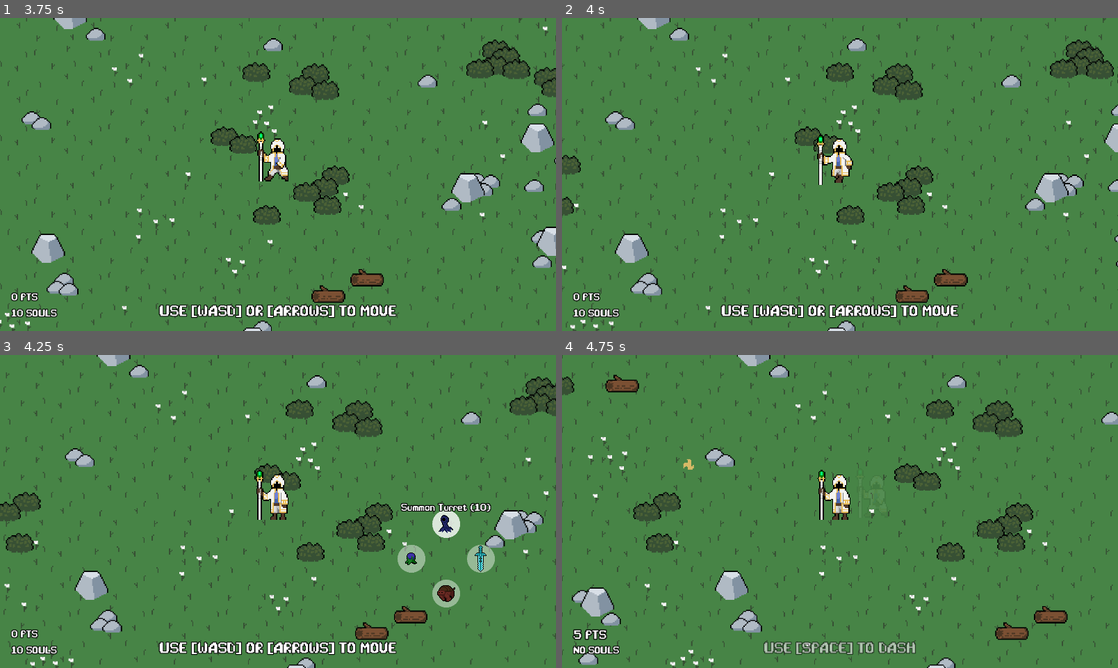
Above: before the commit, frames 1-4 (two rows, left to right).
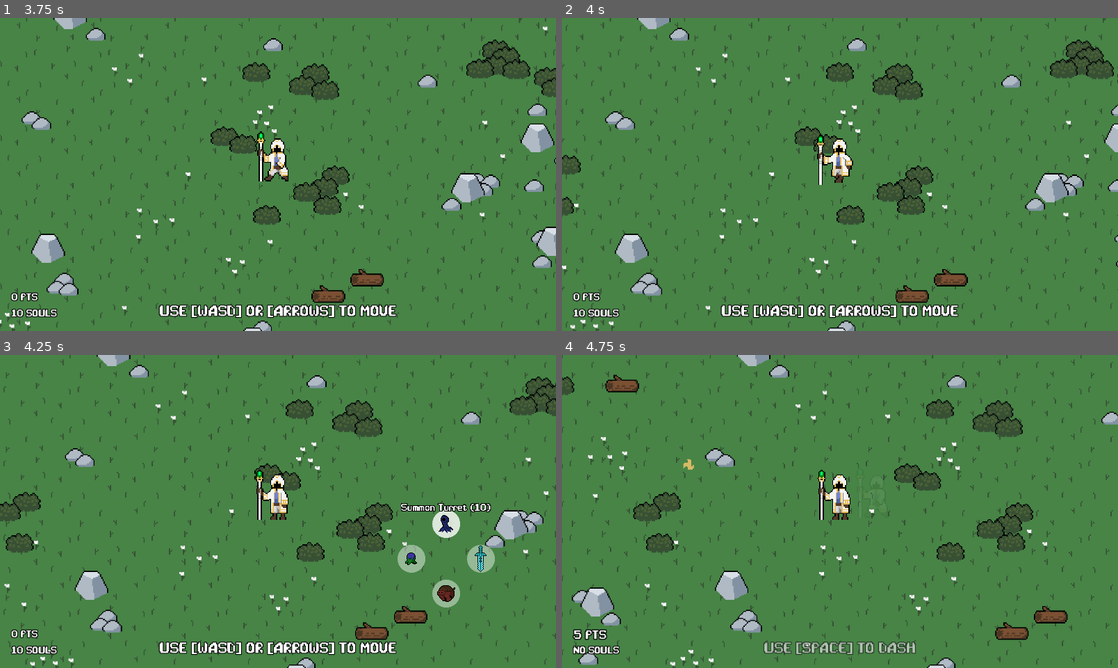
Above: after the commit, the same moments.

Repository: SleepyStudios/SummonerSurvivor
Game: Godot game, scene res://scenes/main.tscn
Same seed, same stepped clock (60 frames per second), same inputs: the game is played once before the commit and once after it.
Inputs (mouse positions are in pixels of both pictures, inside the frame that each line leads up to):
- Up to frame 1 (3.75 s): tap Enter at 0.5 s; move the mouse to (400, 158) at 0.52 s; hold Right (right) 0.53-1.28 s; click (400, 158) at 0.6 s; move the mouse to (166, 190) at 1.27 s; hold Down (down) 1.28-2.03 s; click (166, 190) at 1.35 s; move the mouse to (333, 105) at 2.02 s; hold Right (right) 2.03-2.78 s; tap Space (dash) at 2.1 s; click (333, 105) at 2.3 s; move the mouse to (250, 237) at 2.77 s; hold Up (up) 2.78-3.53 s; click (250, 237) at 2.85 s; move the mouse to (444, 221) at 3.52 s; hold Left (left) from 3.53 s (still down); click (444, 221) at 3.6 s
- Up to frame 2 (4 s): keep holding Left (left)
- Up to frame 3 (4.25 s): keep holding Left (left); right-click (444, 558) at 4.15 s
- Up to frame 4 (4.75 s): keep holding Left (left); move the mouse to (673, 464) at 4.27 s; tap Space (dash) at 4.35 s; click (673, 464) at 4.55 s

Frames 1-2 are identical in both runs. In frame 3, less than 0.1% of the frame differs, in the area x 72-89%, y 47-51%; in frame 4, nothing differs.

Commit message:
possible crash fix

Diff:
--- a/scenes/ui/summon_button.tscn
+++ b/scenes/ui/summon_button.tscn
@@ -1,31 +1,29 @@
-[gd_scene load_steps=5 format=3 uid="uid://51lwhs82udsv"]
+[gd_scene load_steps=4 format=3 uid="uid://51lwhs82udsv"]
 
 [ext_resource type="Texture2D" uid="uid://2iwb3eg4e1i4" path="res://assets/ui/circle.png" id="1_o85rs"]
 [ext_resource type="Script" path="res://scripts/summon_button.gd" id="2_hq0s7"]
-[ext_resource type="Texture2D" uid="uid://cede26bitf26" path="res://assets/creatures/turret.png" id="3_fju31"]
 [ext_resource type="Theme" uid="uid://yu1dowvtkl7f" path="res://assets/ui/theme.tres" id="4_d4x4b"]
 
 [node name="SummonButton" type="Sprite2D"]
 self_modulate = Color(1, 1, 1, 0.313726)
 z_index = 98
+texture_filter = 1
 position = Vector2(-60, -103.923)
 scale = Vector2(0.2, 0.2)
 texture = ExtResource("1_o85rs")
 script = ExtResource("2_hq0s7")
 creature_name = "Turret"
 creature_scene = "turret"
-creature_icon = ExtResource("3_fju31")
 cost = 3
 
 [node name="SummonIcon" type="Sprite2D" parent="."]
 z_index = 99
 texture_filter = 1
 scale = Vector2(12, 12)
-texture = ExtResource("3_fju31")
 offset = Vector2(2.08165e-12, 2.08165e-12)
 
 [node name="Label" type="Label" parent="."]
-texture_filter = 2
+texture_filter = 1
 anchors_preset = 5
 anchor_left = 0.5
 anchor_right = 0.5
--- a/scripts/radial_menu.gd
+++ b/scripts/radial_menu.gd
@@ -1,4 +1,3 @@
-@tool
 class_name RadialMenu extends Node2D
 
 @onready var player: Player = $"../Player"
@@ -28,6 +27,9 @@
 	can_scroll = false
 
 func _unhandled_input(event: InputEvent):
+	if not visible:
+		return
+
 	if event is InputEventPanGesture and can_scroll:
 		if event.delta.y < 0:
 			_scroll(-1)
@@ -44,25 +46,22 @@
 	get_children()[scroll_idx % get_children().size()].toggle()
 
 func _physics_process(_delta: float) -> void:
-	if not Engine.is_editor_hint():
-		position = get_global_mouse_position()
+	position = get_global_mouse_position()
 
 func _process(delta: float) -> void:
-	if Engine.is_editor_hint():
-		var idx = 0
-		for pos in arrange_in_circle(get_children().size(), RADIUS):
-			get_children()[idx].position = pos
-			idx += 1
+	if Input.is_action_just_pressed("open_summon_menu"):
+		visible = not visible
+		if visible:
+			var idx = 0
+			for pos in arrange_in_circle(get_children().size(), RADIUS):
+				get_children()[idx].position = pos
+				idx += 1
 
-	if not Engine.is_editor_hint():
-		if Input.is_action_just_pressed("open_summon_menu"):
-			visible = not visible
-
-		if Input.is_action_just_pressed("choose_summon") and visible:
+	if visible:
+		if Input.is_action_just_pressed("choose_summon"):
 			get_children()[scroll_idx % get_children().size()].press()
 
-		if visible:
-			tmr_can_scroll += delta
-			if tmr_can_scroll >= 0.4:
-				can_scroll = true
-				tmr_can_scroll = 0
+		tmr_can_scroll += delta
+		if tmr_can_scroll >= 0.4:
+			can_scroll = true
+			tmr_can_scroll = 0
--- a/scripts/summon_button.gd
+++ b/scripts/summon_button.gd
@@ -1,4 +1,3 @@
-@tool
 extends Sprite2D
 
 @export var creature_name: String
@@ -15,20 +14,18 @@
 var disabled = false
 
 func _ready() -> void:
-	if not Engine.is_editor_hint():
-		label.text = "Summon %s (%s)" % [creature_name, cost]
-		label.visible = false
-		($SummonIcon as Sprite2D).texture = creature_icon
+	label.text = "Summon %s (%s)" % [creature_name, cost]
+	label.visible = false
+	($SummonIcon as Sprite2D).texture = creature_icon
 
 func _check_disabled() -> bool:
 	return player.souls < cost
 
 func _process(_delta: float) -> void:
-	if not Engine.is_editor_hint():
-		$SummonIcon.modulate = Color(1, 1, 1, 100 / 255.0) if _check_disabled() else Color.WHITE
-		var opacity = 0.8 if selected and not _check_disabled() else (110 / 255.0)
-		var bit = 0.5 if _check_disabled() else 1.0
-		self_modulate = Color(1, bit, bit, opacity)
+	$SummonIcon.modulate = Color(1, 1, 1, 100 / 255.0) if _check_disabled() else Color.WHITE
+	var opacity = 0.8 if selected and not _check_disabled() else (110 / 255.0)
+	var bit = 0.5 if _check_disabled() else 1.0
+	self_modulate = Color(1, bit, bit, opacity)
 
 func toggle() -> void:
 	selected = not selected
